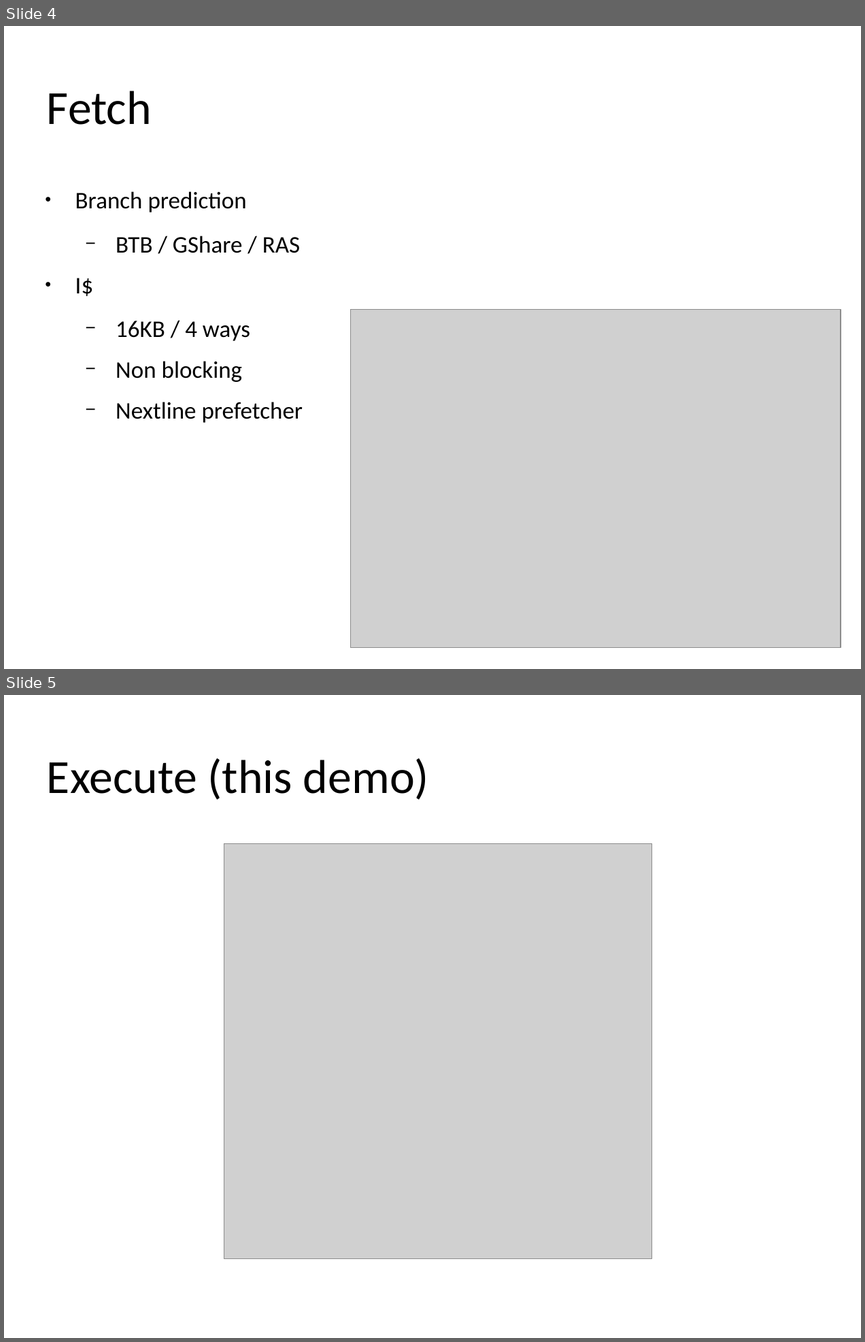
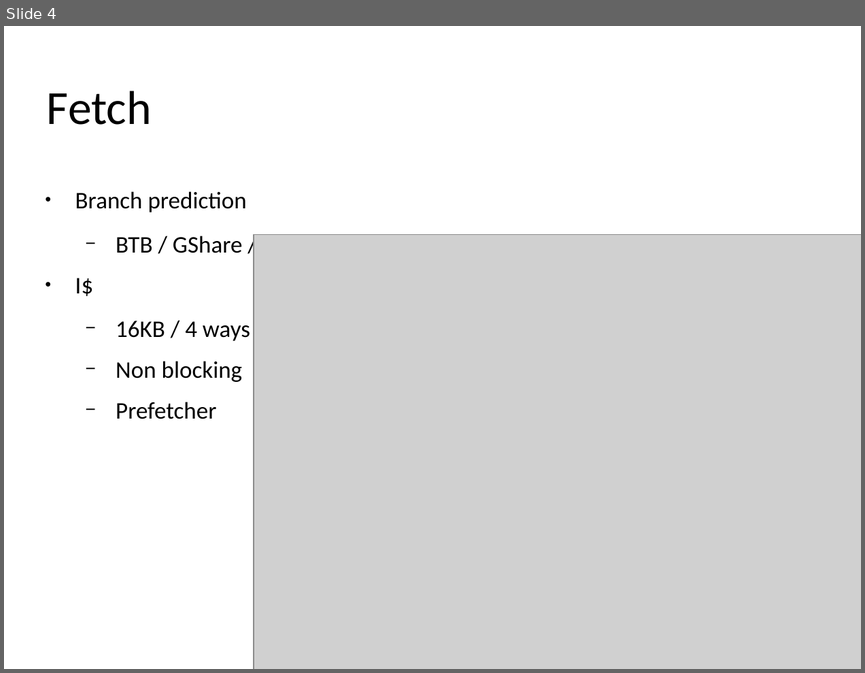
Before and after one commit to SpinalHDL/SpinalDoc, a slide deck: presentation/en/riscv_sc_2024/riscv_sc_2024.odp. Shown one above the other, each under a label of ours: slides 4 and 5 before the commit, slide 4 after it. The pictures are 865x1342 and 865x673 pixels, drawn with LibreOffice and Linux fonts; fonts in the diff are those of the drawing; grey boxes stand for pictures. Boxes give left, top, right and bottom in pixels: in the first picture for what was removed or moved away, otherwise in the second. Text is boxed around its words. In the diff, an @@ line names an element or a change of style, - is before the commit and + after.

```diff
--- a/presentation/en/riscv_sc_2024/riscv_sc_2024.odp
+++ b/presentation/en/riscv_sc_2024/riscv_sc_2024.odp
@@ slide 5 removed at box(4, 695, 861, 1338), background #FFFFFF @@
@@ title removed at box(47, 758, 429, 800) @@
-Execute (this demo)
@@ picture removed at box(224, 843, 652, 1258) @@
@@ slide 4 changed as well @@
@@ picture: place and size @@
-picture at box(351, 310, 841, 648)
+picture at box(254, 234, 861, 669)
@@ text at box(116, 401, 216, 419): text changed @@
-  − Nextline prefetcher
+  − Prefetcher
```
Also in this commit, not shown: 7 other slides changed, 4 slides added.
